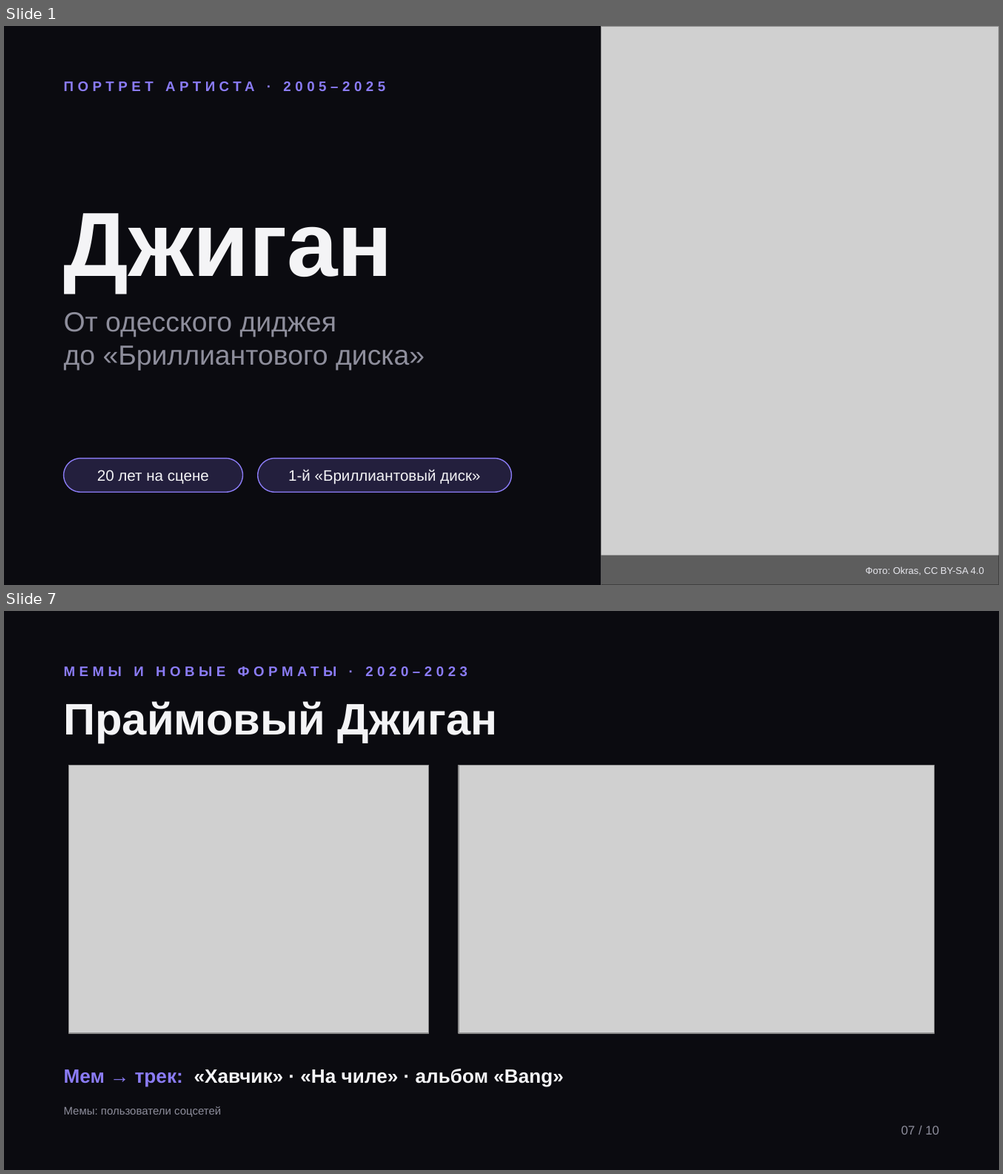
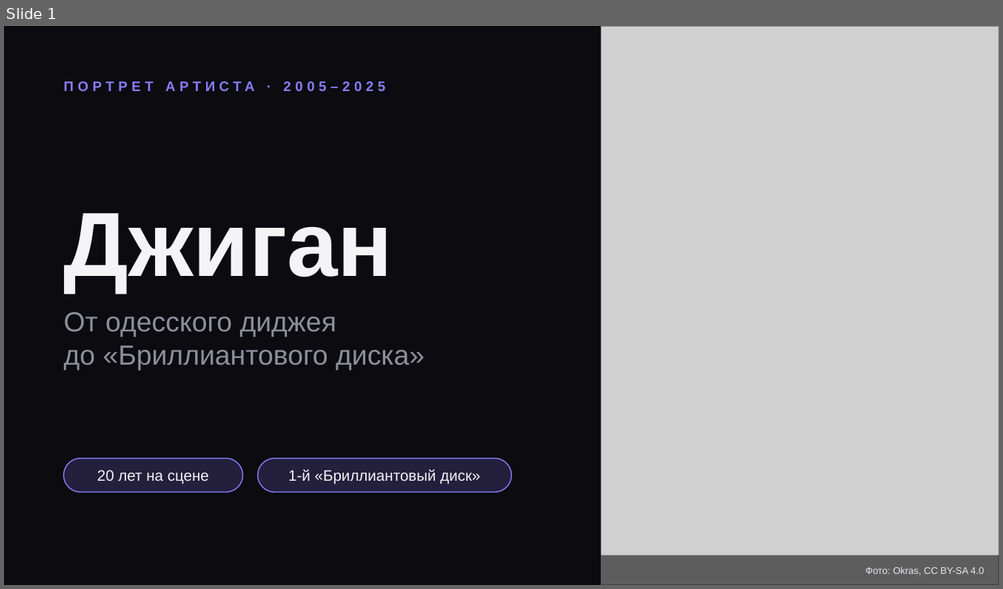
Before and after one commit to KRIEZIEYR/aaaaaaaaaaaaaaaaaa, a slide deck: Dzhigan_v2.pptx. Shown one above the other, each under a label of ours: slides 1 and 7 before the commit, slide 1 after it; the slides between them are not shown. The pictures are 1003x1174 and 1003x589 pixels, drawn with LibreOffice and Linux fonts; fonts in the diff are those of the drawing; grey boxes stand for pictures. Boxes give left, top, right and bottom in pixels: in the first picture for what was removed or moved away, otherwise in the second. Text is boxed around its words. In the diff, an @@ line names an element or a change of style, - is before the commit and + after.

```diff
--- a/Dzhigan_v2.pptx
+++ b/Dzhigan_v2.pptx
@@ slide 7 removed at (4,611,999,1170), background #0B0B10 @@
@@ text removed at (64,667,467,677) @@
-МЕМЫ И НОВЫЕ ФОРМАТЫ · 2020–2023
@@ text removed at (64,701,498,743) @@
-Праймовый Джиган
@@ picture removed at (68,765,429,1034) @@
@@ picture removed at (458,765,934,1034) @@
@@ text removed at (64,1069,563,1088) @@
-Мем → трек: «Хавчик» · «На чиле» · альбом «Bang»
@@ text removed at (64,1107,221,1117) @@
-Мемы: пользователи соцсетей
@@ text removed at (901,1126,939,1135) @@
-07 / 10
```
Also in this commit, not shown: 8 slides changed, 2 slides added.
